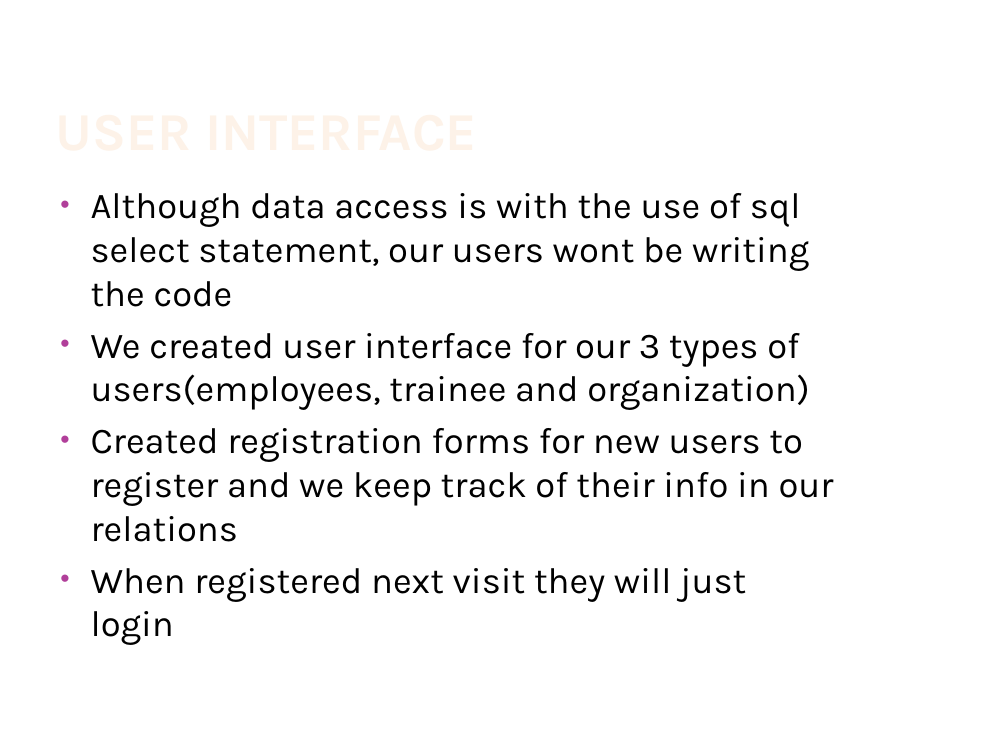
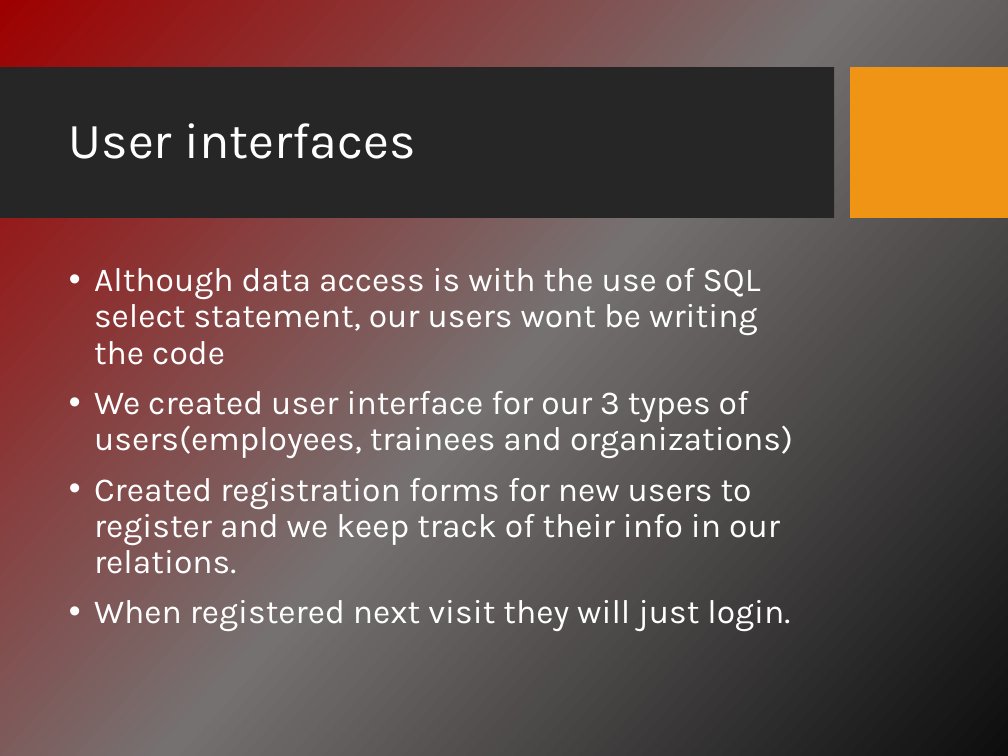
Before and after one commit to asmaalbarakati/Dayesda, a slide deck: slide 13 of Presentation.pptx (slide 14 before the commit). Drawn at 1008x756 pixels with LibreOffice and Linux fonts; fonts in the diff are those of the drawing; background and template pictures are left out. Boxes give left, top, right and bottom in pixels: in the first picture for what was removed or moved away, otherwise in the second. Text is boxed around its words. In the diff, an @@ line names an element or a change of style, - is before the commit and + after.

```diff
--- a/Presentation.pptx
+++ b/Presentation.pptx
@@ background #FFFFFF to picture (left out) @@
@@ rectangle added at (x1=0, y1=68, x2=835, y2=219), fill #262626 @@
@@ title "User interfaces" at (x1=69, y1=123, x2=416, y2=159): vertical alignment bottom to middle @@
@@ rectangle added at (x1=850, y1=68, x2=1008, y2=219), fill #F09415 @@
@@ title at (x1=69, y1=123, x2=416, y2=159): text changed; size 38 to 36 pt; text colour gradient #FEF7F1 to #FEF3E8 to #FBCF9C to #F9B94C to #FFFFFF; bold off @@
-USER INTERFACE
+User interfaces
@@ text at (x1=94, y1=268, x2=793, y2=632): text changed; size 26 to 24 pt; text colour #000000 to #FFFFFF @@
-• Although data access is with the use of sql select statement, our users wont be writing the code
-• We created user interface for our 3 types of users(employees, trainee and organization)
-• Created registration forms for new users to register and we keep track of their info in our relations
-• When registered next visit they will just login
+• Although data access is with the use of SQL select statement, our users wont be writing the code
+• We created user interface for our 3 types of users(employees, trainees and organizations)
+• Created registration forms for new users to register and we keep track of their info in our relations.
+• When registered next visit they will just login.
```
Also in this commit, not shown: 20 other slides changed, 2 slides added, 2 slides removed, 1 other file.
